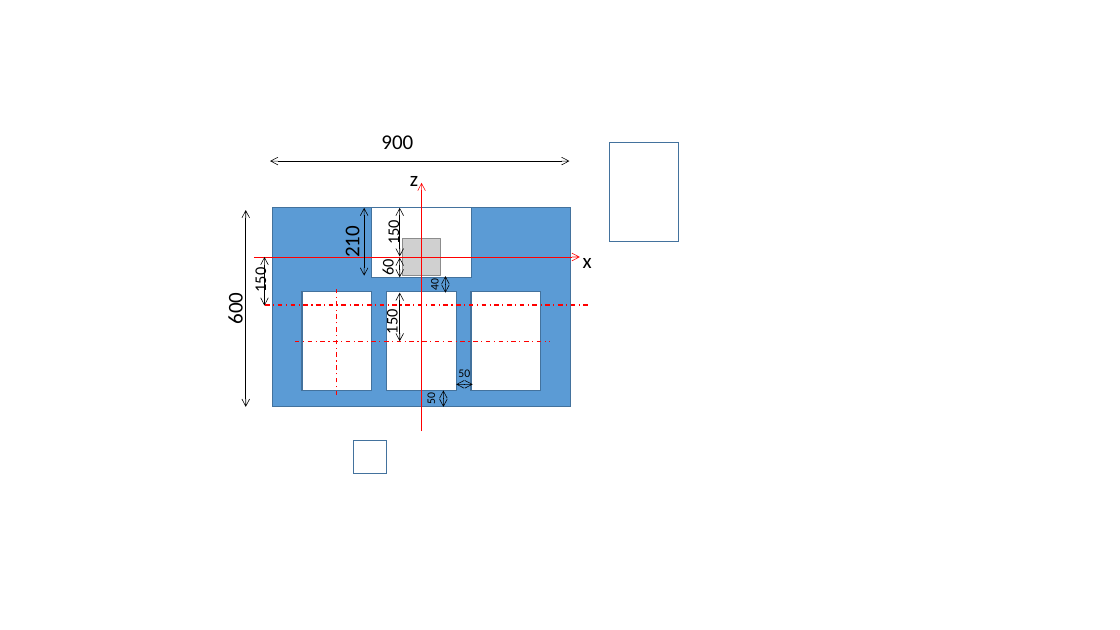
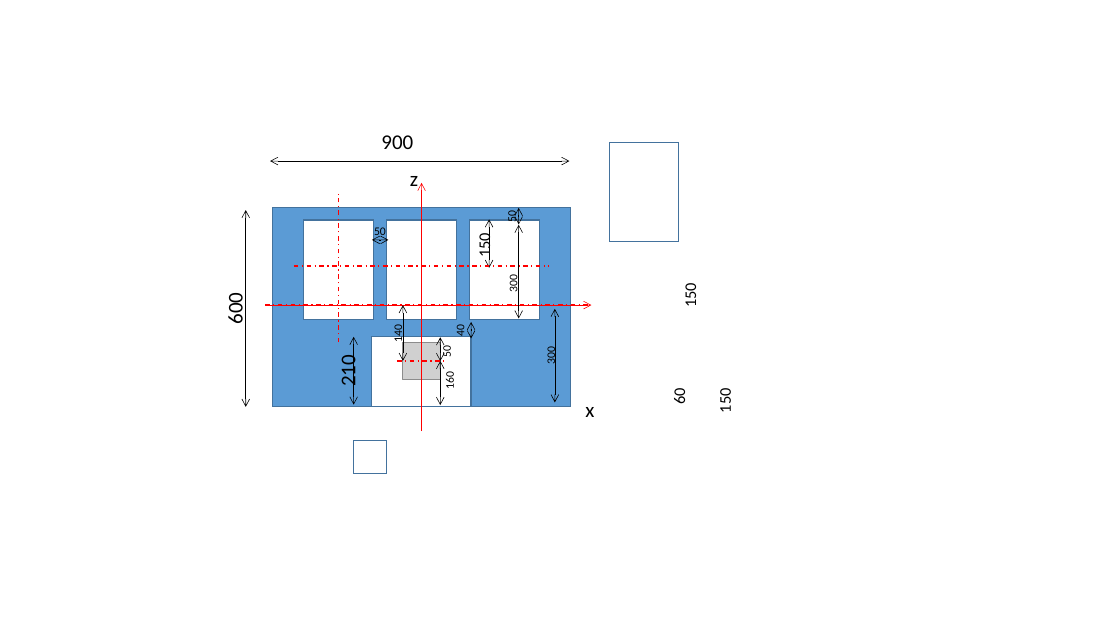
Before and after one commit to tankarup/ISF12, a slide deck: slide 1 of 机上配置.pptx. Drawn at 1120x630 pixels with LibreOffice and Linux fonts; fonts in the diff are those of the drawing; grey boxes stand for pictures. Boxes give left, top, right and bottom in pixels: in the first picture for what was removed or moved away, otherwise in the second. Text is boxed around its words. In the diff, an @@ line names an element or a change of style, - is before the commit and + after.

```diff
--- a/机上配置.pptx
+++ b/机上配置.pptx
@@ line moved from (337, 395) - (337, 287) to (339, 343) - (339, 194) @@
@@ text "50": place and size @@
-text "50" at [424, 394, 438, 403]
+text "50" at [505, 211, 519, 222]
@@ double arrow moved from (444, 391) - (444, 407) to (518, 208) - (518, 224) @@
@@ 3 rectangles: place and size @@
-3 rectangles at [302, 292, 541, 391]
+3 rectangles at [304, 221, 540, 320]
@@ text "50": place and size @@
-text "50" at [458, 369, 470, 381]
+text "50" at [374, 227, 386, 238]
@@ text "150": place and size @@
-text "150" at [251, 270, 271, 293]
+text "150" at [475, 235, 495, 258]
@@ double arrow moved from (265, 257) - (265, 306) to (489, 219) - (489, 268) @@
@@ double arrow added from (518, 225) to (518, 318), #000000 0.5 pt @@
@@ line moved from (295, 341) - (550, 341) to (294, 266) - (549, 266) @@
@@ double arrow moved from (456, 385) - (473, 385) to (372, 240) - (388, 240) @@
@@ text added at [506, 276, 520, 293], 10 pt, text #000000 @@
+300
@@ text "150": place and size @@
-text "150" at [384, 222, 404, 245]
+text "150" at [681, 285, 701, 306]
@@ arrow moved from (254, 257) - (580, 257) to (266, 305) - (592, 305) @@
@@ text added at [391, 325, 405, 342], 10 pt, text #000000 @@
+140
@@ double arrow moved from (400, 292) - (400, 341) to (403, 305) - (403, 361) @@
@@ text "40": place and size @@
-text "40" at [428, 280, 442, 290]
+text "40" at [453, 326, 467, 337]
@@ double arrow moved from (445, 276) - (445, 292) to (471, 322) - (471, 339) @@
@@ double arrow added from (555, 309) to (555, 402), #000000 0.5 pt @@
@@ text "210": place and size @@
-text "210" at [339, 229, 365, 257]
+text "210" at [335, 358, 361, 386]
@@ double arrow moved from (365, 208) - (365, 276) to (354, 337) - (354, 405) @@
@@ rectangle: place and size @@
-rectangle at [372, 208, 471, 277]
+rectangle at [372, 337, 471, 407]
@@ picture: place and size @@
-picture at [403, 239, 441, 276]
+picture at [403, 343, 441, 381]
@@ double arrow moved from (400, 258) - (400, 277) to (440, 338) - (440, 361) @@
@@ text added at [440, 346, 454, 357], 10 pt, text #000000 @@
+50
@@ text added at [544, 348, 558, 365], 10 pt, text #000000 @@
+300
@@ line added from (397, 361) to (445, 361), #FF0000 1 pt dashed @@
@@ double arrow moved from (400, 208) - (400, 256) to (440, 361) - (440, 405) @@
@@ text added at [443, 373, 457, 388], 10 pt, text #000000 @@
+160
@@ text "60": place and size @@
-text "60" at [378, 260, 398, 275]
+text "60" at [670, 389, 690, 404]
@@ text "150": place and size @@
-text "150" at [382, 311, 402, 334]
+text "150" at [715, 390, 735, 412]
@@ text "x": place and size @@
-text "x" at [583, 258, 592, 268]
+text "x" at [585, 407, 594, 417]
```
Also in this commit, not shown: 2 other files.
